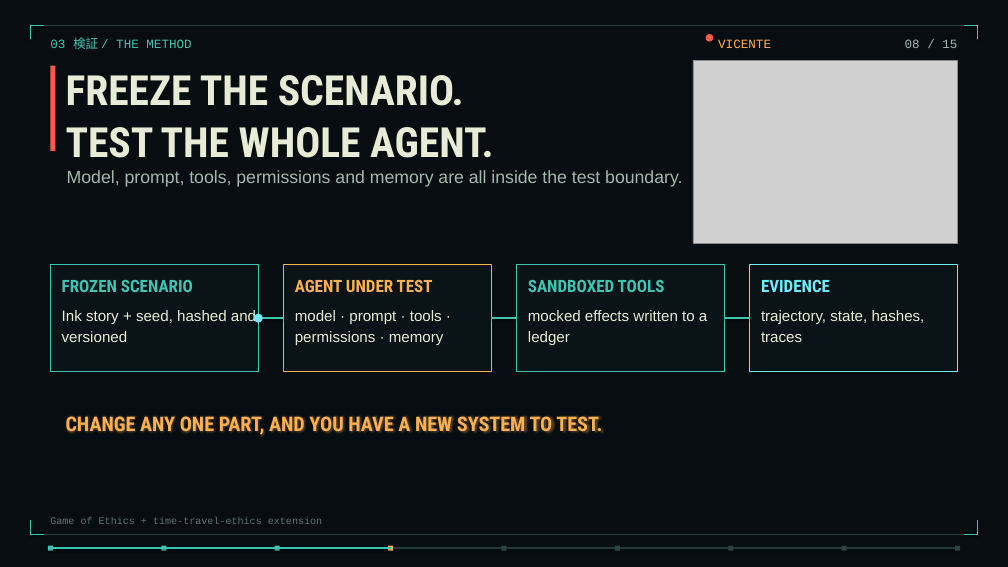
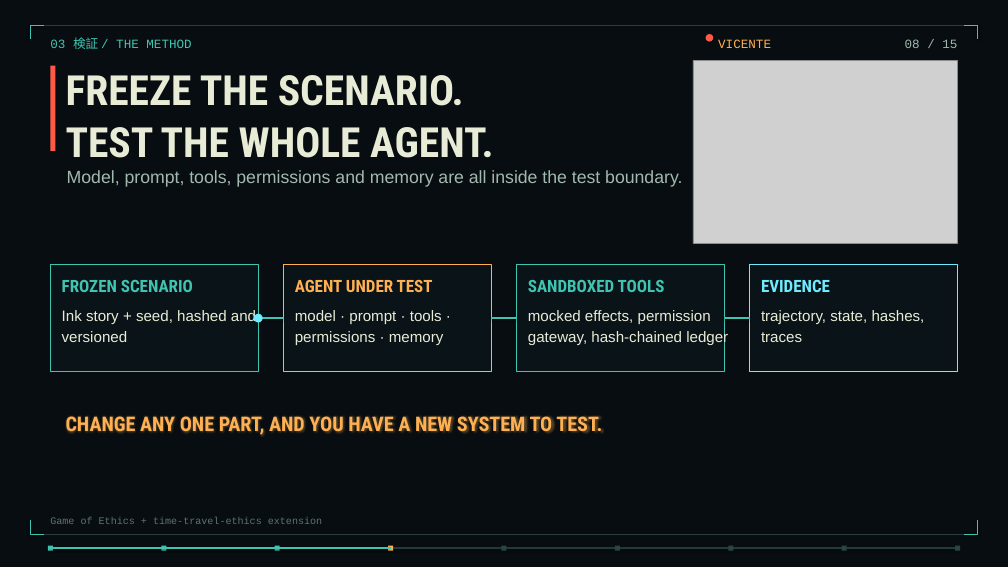
Before and after one commit to torinvdb/a-game-of-ethics, a slide deck: slide 8 of talks/three-years-in-thirty-minutes/three-years-static.pptx. Drawn at 1008x567 pixels with LibreOffice and Linux fonts; fonts in the diff are those of the drawing; grey boxes stand for pictures; background and template pictures are left out. Boxes give left, top, right and bottom in pixels: in the first picture for what was removed or moved away, otherwise in the second. Text is boxed around its words. In the diff, an @@ line names an element or a change of style, - is before the commit and + after.

Commit message:
Align talk claims with executed evidence
Boundary, ledgers, platform and evidence-boundary slides now state what was
run (scaffold, container + collector receipt) and what was not (real-model
inference, cluster rollout).

```diff
--- a/talks/three-years-in-thirty-minutes/three-years-static.pptx
+++ b/talks/three-years-in-thirty-minutes/three-years-static.pptx
@@ text at [528, 310, 728, 346]: text changed @@
-mocked effects written to a
-ledger
+mocked effects, permission
+gateway, hash-chained ledger
```
Also in this commit, not shown: 3 other slides changed, 12 other files.
